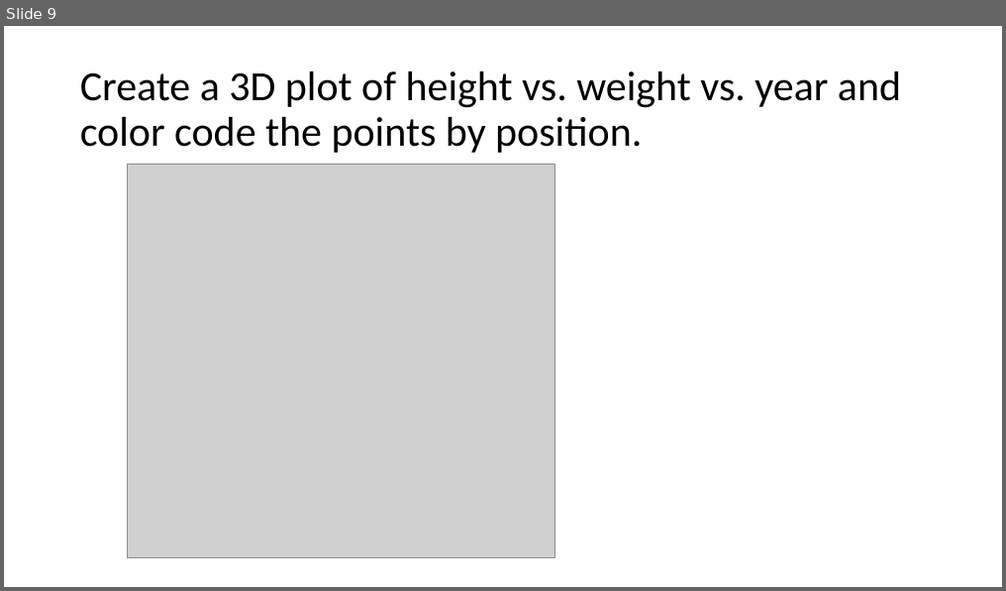
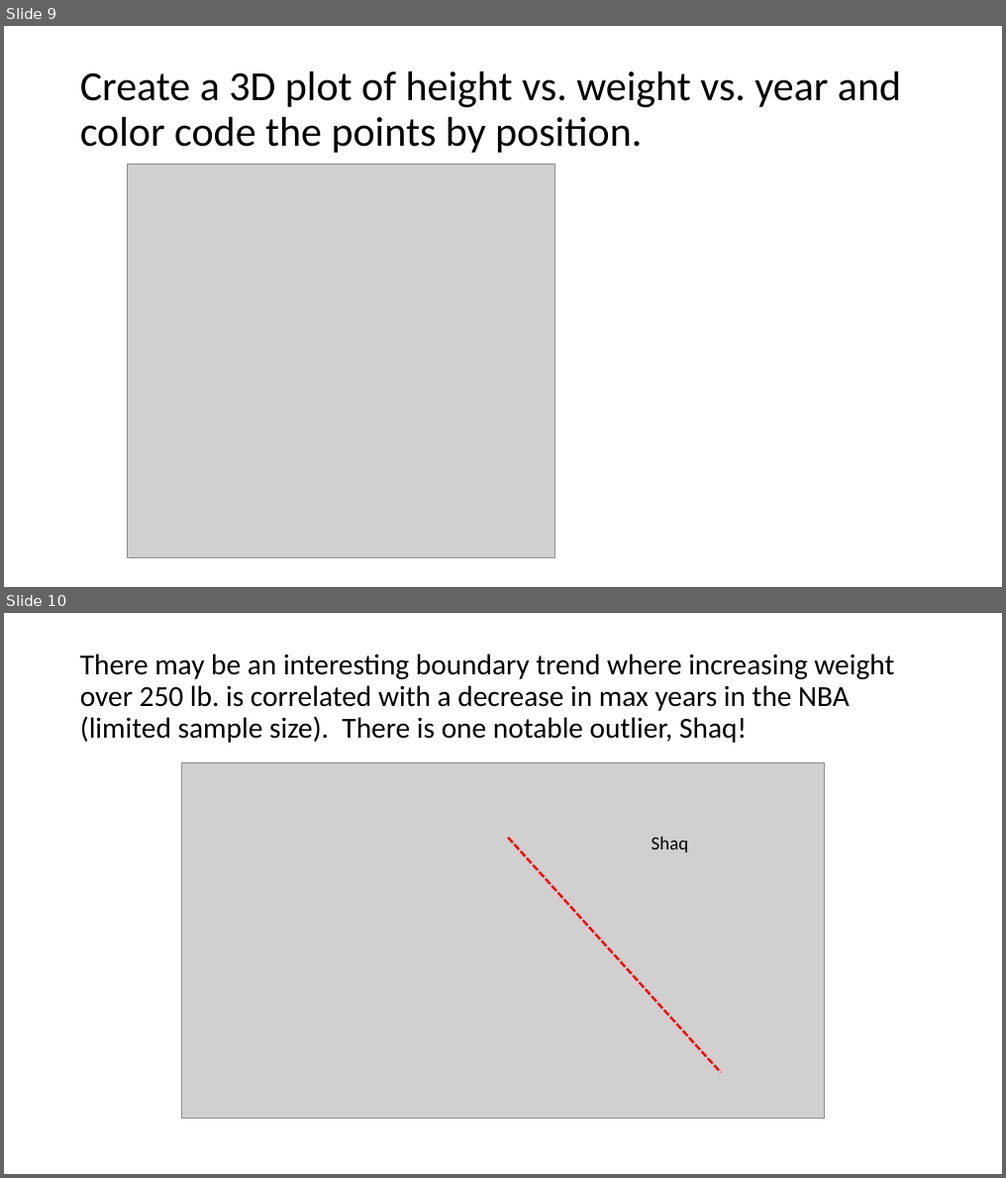
Before and after one commit to aleppla/MDS-6306-Doing-Data-Science, a slide deck: Unit 2/Leppla_Andrew_Unit2.pptx. Shown one above the other, each under a label of ours: slide 9 before the commit, slides 9 and 10 after it. The pictures are 1006x591 and 1006x1178 pixels, drawn with LibreOffice and Linux fonts; fonts in the diff are those of the drawing; grey boxes stand for pictures. Boxes give left, top, right and bottom in pixels: in the first picture for what was removed or moved away, otherwise in the second. Text is boxed around its words. In the diff, an @@ line names an element or a change of style, - is before the commit and + after.

```diff
--- a/Unit 2/Leppla_Andrew_Unit2.pptx
+++ b/Unit 2/Leppla_Andrew_Unit2.pptx
@@ slide 10 added at (4, 613, 1002, 1174), background #FFFFFF @@
@@ title added at (80, 654, 894, 743), 28 pt, text #000000 @@
+There may be an interesting boundary trend where increasing weight over 250 lb. is correlated with a decrease in max years in the NBA (limited sample size). There is one notable outlier, Shaq!
@@ picture added at (181, 762, 825, 1119) @@
@@ line added from (508, 838) to (721, 1072), #FF0000 2.25 pt dashed @@
@@ text added at (651, 837, 689, 853), 18 pt, text #000000 @@
+Shaq
```
Also in this commit, not shown: 2 slides changed, 1 slide removed, 1 other file.
